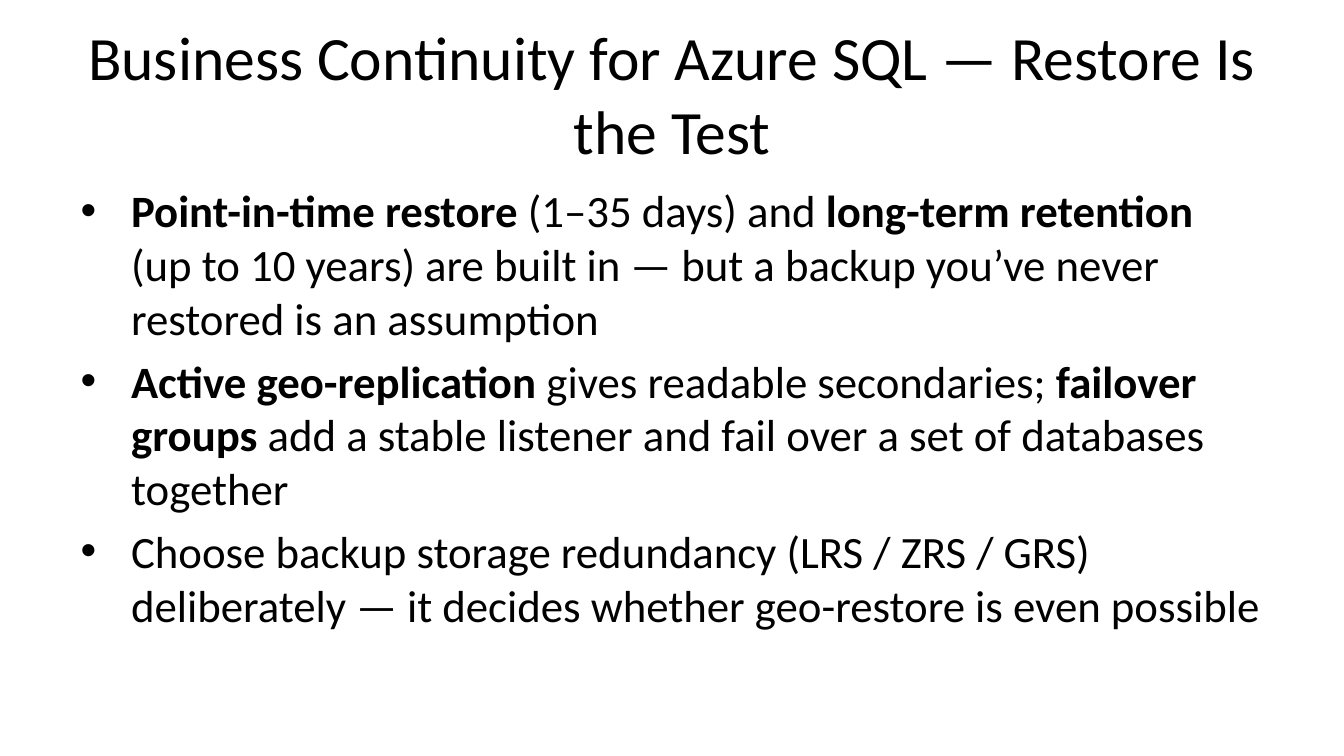
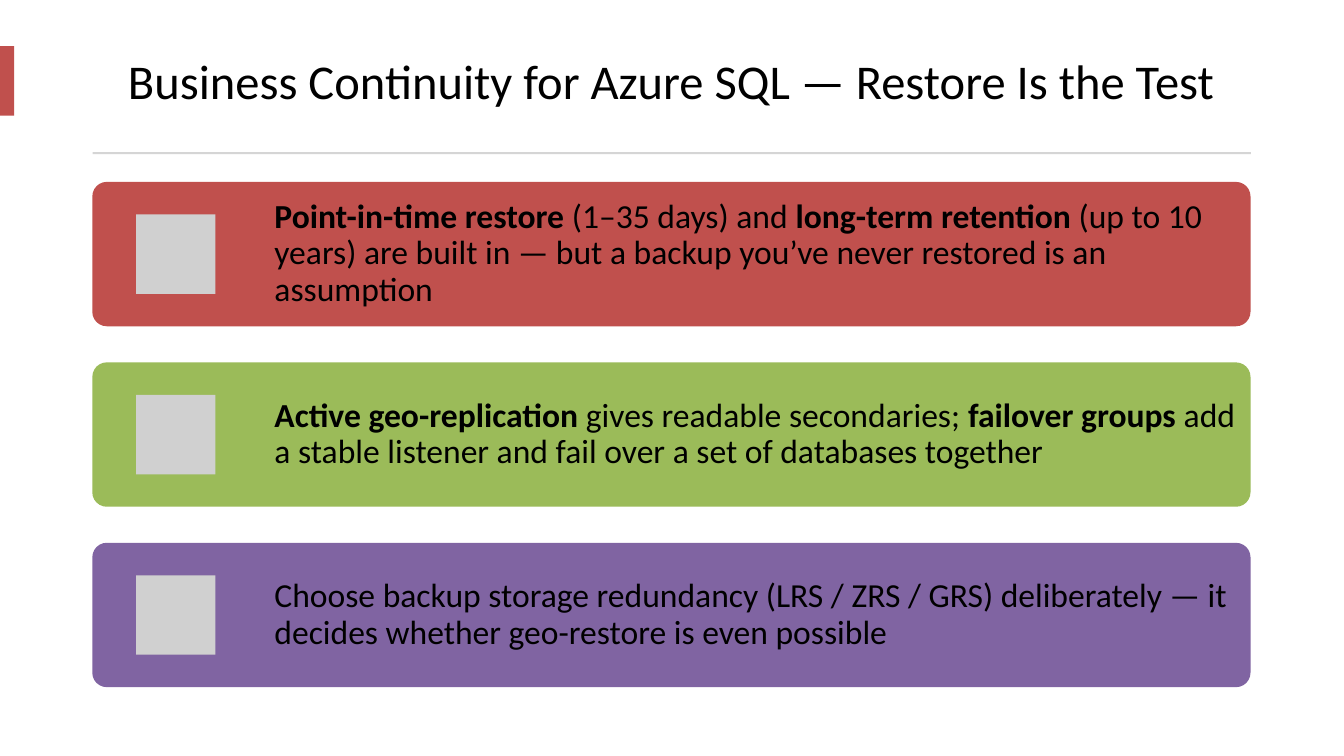
Before and after one commit to DC-AC/Azure-Precon, a slide deck: slide 32 of azure-precon-slides.pptx (slide 30 before the commit). Drawn at 1344x756 pixels with LibreOffice and Linux fonts; fonts in the diff are those of the drawing; grey boxes stand for pictures. Boxes give left, top, right and bottom in pixels: in the first picture for what was removed or moved away, otherwise in the second. Text is boxed around its words. In the diff, an @@ line names an element or a change of style, - is before the commit and + after.

```diff
--- a/azure-precon-slides.pptx
+++ b/azure-precon-slides.pptx
@@ title "Business Continuity for Azure SQL ...": place and size @@
-title "Business Continuity for Azure SQL ..." at box(88, 37, 1255, 155)
+title "Business Continuity for Azure SQL ..." at box(128, 65, 1214, 107)
@@ title "Business Continuity for Azure SQL ..." at box(128, 65, 1214, 107): size 33 to 26 pt; line spacing 1 to 0.9 @@
@@ rectangle added at box(0, 46, 13, 116), fill #C0504D @@
@@ rectangle added at box(93, 152, 1251, 153), fill #D5D5D5 @@
@@ text removed at box(131, 194, 1260, 630) @@
-• Point-in-time restore (1–35 days) and long-term retention (up to 10 years) are built in — but a backup you’ve never restored is an assumption
-• Active geo-replication gives readable secondaries; failover groups add a stable listener and fail over a set of databases together
-• Choose backup storage redundancy (LRS / ZRS / GRS) deliberately — it decides whether geo-restore is even possible
@@ group added at box(93, 181, 1251, 687): 3 rounded rectangles, 3 pictures, 3 texts @@
+Point-in-time restore (1–35 days) and long-term retention (up to 10 years) are built in — but a backup you’ve never restored is an assumption
+Active geo-replication gives readable secondaries; failover groups add a stable listener and fail over a set of databases together
+Choose backup storage redundancy (LRS / ZRS / GRS) deliberately — it decides whether geo-restore is even possible
```
Also in this commit, not shown: 101 other slides changed, 8 slides added, 1 slide removed, 2 other files.
